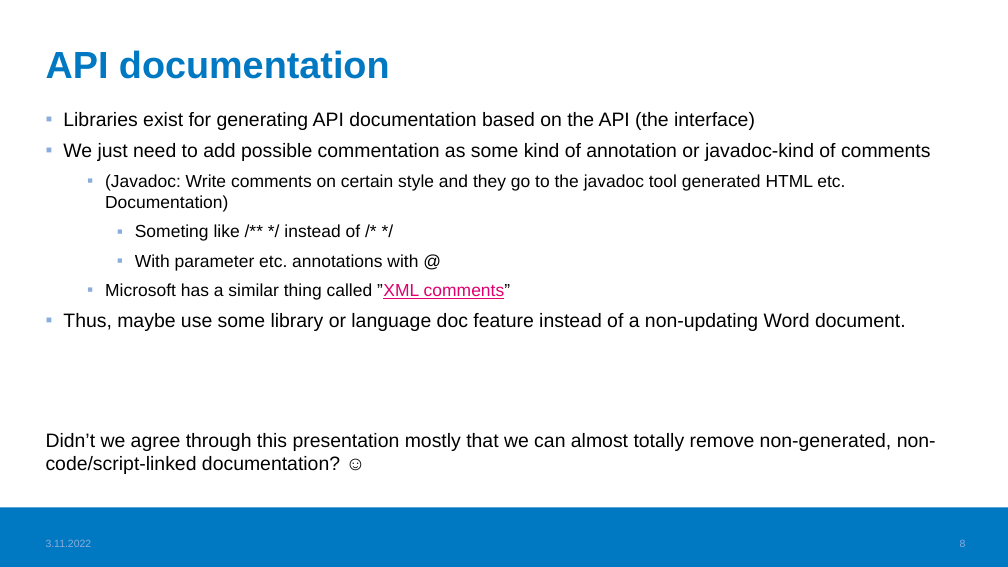
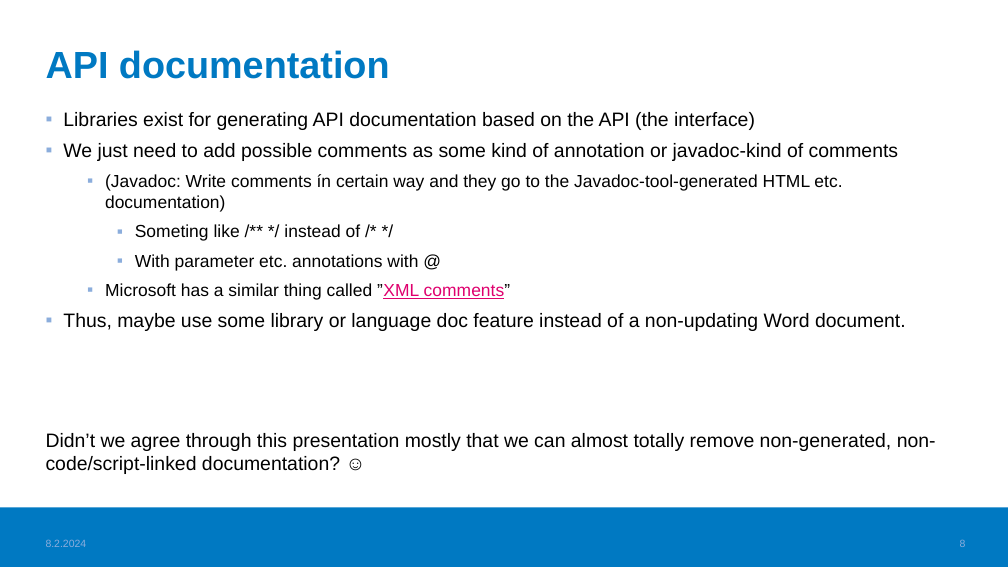
Before and after one commit to haagahelia/ohke-teknologiat, a slide deck: slide 8 of 06_ohjelmistoarkkitehtuurit_ja_patternit/documentation_principles_for_sw_projects.pptx. Drawn at 1008x567 pixels with LibreOffice and Linux fonts; fonts in the diff are those of the drawing; background and template pictures are left out. Boxes give left, top, right and bottom in pixels: in the first picture for what was removed or moved away, otherwise in the second. Text is boxed around its words. In the diff, an @@ line names an element or a change of style, - is before the commit and + after.

```diff
--- a/06_ohjelmistoarkkitehtuurit_ja_patternit/documentation_principles_for_sw_projects.pptx
+++ b/06_ohjelmistoarkkitehtuurit_ja_patternit/documentation_principles_for_sw_projects.pptx
@@ text at <box>63,143,899,212</box>: text changed @@
-▪ We just need to add possible commentation as some kind of annotation or javadoc-kind of comments
-  ▪ (Javadoc: Write comments on certain style and they go to the javadoc tool generated HTML etc. Documentation)
+▪ We just need to add possible comments as some kind of annotation or javadoc-kind of comments
+  ▪ (Javadoc: Write comments ín certain way and they go to the Javadoc-tool-generated HTML etc. documentation)
@@ text at <box>46,539,87,547</box>: text changed @@
-3.11.2022
+8.2.2024
```
Also in this commit, not shown: 7 other slides changed, 3 other files.
